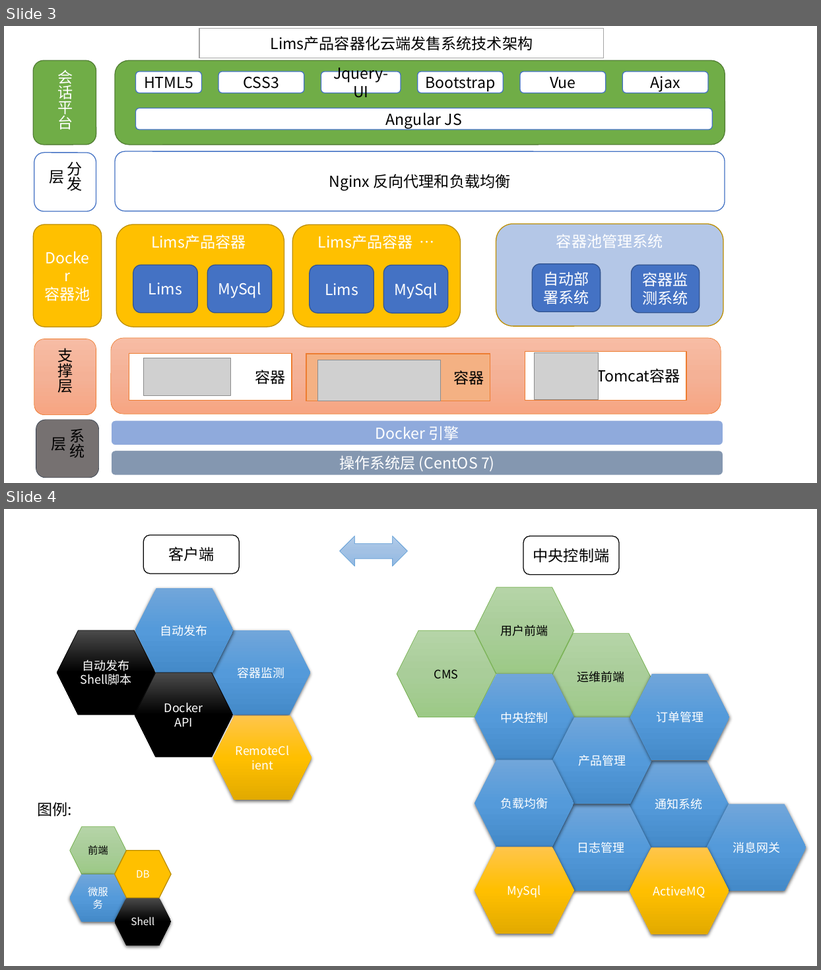
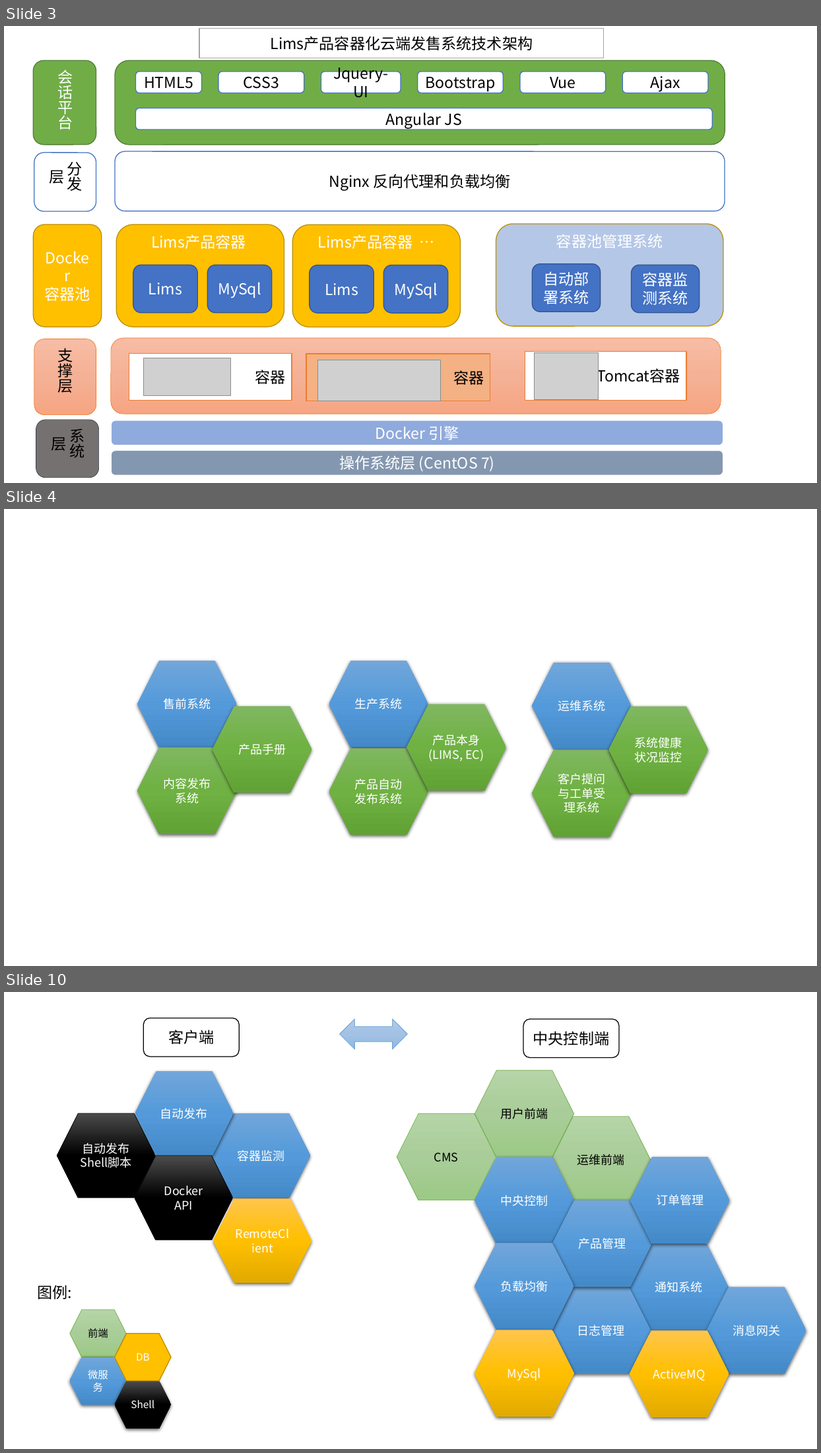
Before and after one commit to qijunbo/dockercloud, a slide deck: Lims系统架构.pptx. Shown one above the other, each under a label of ours: slides 3 and 4 before the commit, slides 3, 4 and 10 after it; the slides between them are not shown. The pictures are 821x970 and 821x1453 pixels, drawn with LibreOffice and Linux fonts; fonts in the diff are those of the drawing; grey boxes stand for pictures. Boxes give left, top, right and bottom in pixels: in the first picture for what was removed or moved away, otherwise in the second. Text is boxed around its words. In the diff, an @@ line names an element or a change of style, - is before the commit and + after.

```diff
--- a/Lims系统架构.pptx
+++ b/Lims系统架构.pptx
@@ slide 4 added at [4, 509, 817, 966], background #FFFFFF @@
@@ hexagon added at [137, 661, 237, 747], fill gradient #71A6DB to #559BDB to #448ACA, 14 pt, text #FFFFFF @@
+售前系统
@@ hexagon added at [329, 661, 428, 747], fill gradient #71A6DB to #559BDB to #448ACA, 14 pt, text #FFFFFF @@
+生产系统
@@ hexagon added at [532, 663, 632, 749], fill gradient #71A6DB to #559BDB to #448ACA, 14 pt, text #FFFFFF @@
+运维系统
@@ hexagon added at [213, 706, 312, 793], fill gradient #81B861 to #6FB242 to #62A336, 14 pt, text #FFFFFF @@
+产品手册
@@ hexagon added at [407, 704, 507, 791], fill gradient #81B861 to #6FB242 to #62A336, 14 pt, text #FFFFFF @@
+产品本身
+(LIMS, EC)
@@ hexagon added at [609, 706, 708, 793], fill gradient #81B861 to #6FB242 to #62A336, 14 pt, text #FFFFFF @@
+系统健康状况监控
@@ hexagon added at [137, 747, 237, 834], fill gradient #81B861 to #6FB242 to #62A336, 14 pt, text #FFFFFF @@
+内容发布系统
@@ hexagon added at [329, 749, 428, 835], fill gradient #81B861 to #6FB242 to #62A336, 14 pt, text #FFFFFF @@
+产品自动发布系统
@@ hexagon added at [532, 751, 632, 837], fill gradient #81B861 to #6FB242 to #62A336, 14 pt, text #FFFFFF @@
+客户提问与工单受理系统
@@ what was slide 4 is now slide 10 @@
```
Also in this commit, not shown: 5 other slides added, 6 other files.
